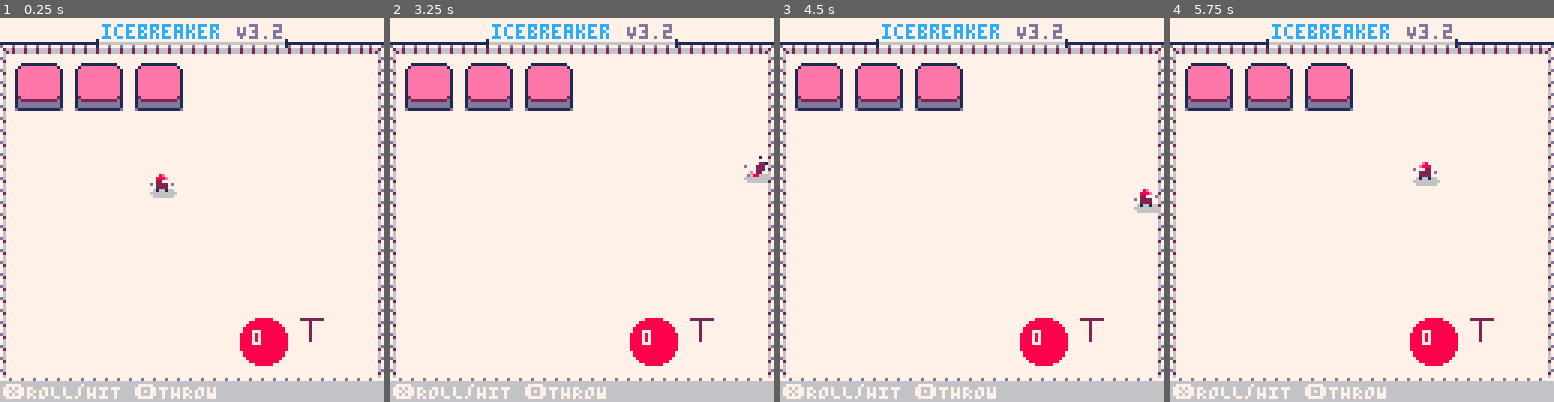
Above: before the commit, frames 1-4 (left to right).
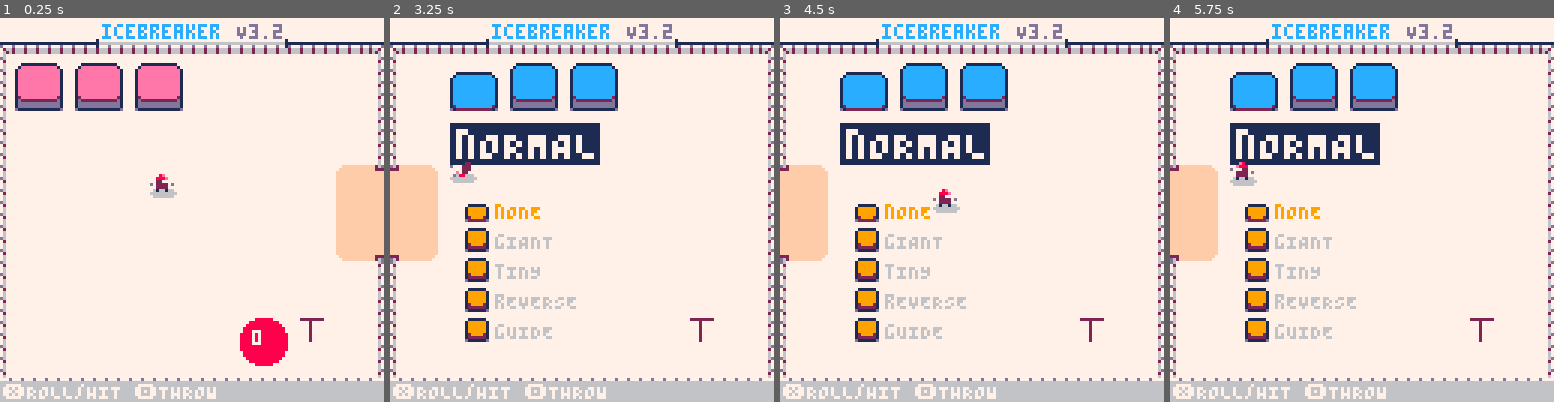
Above: after the commit, the same moments.

Repository: wsasaki01/icebreaker
Game: PICO-8 cartridge p3/icebreaker-p3.p8
Same seed, same stepped clock (60 frames per second), same inputs: the game is played once before the commit and once after it.
Inputs (mouse positions are in pixels of both pictures, inside the frame that each line leads up to):
- Up to frame 1 (0.25 s): no input
- Up to frame 2 (3.25 s): tap X (X key) at 0.33, 1.07, 1.85, 2.97 s; click (670, 121) at 0.67 s; tap O (Z key) at 0.7, 1.7, 2.1, 2.5, 2.9 s; click (436, 267) at 1.22 s; hold Right 1.6-2.1 s; click (497, 114) at 1.77 s; hold Up 2.15-2.42 s; click (562, 259) at 2.32 s; hold Right 2.47-3.03 s; click (624, 106) at 2.87 s; hold Left from 3.08 s (still down)
- Up to frame 3 (4.5 s): tap O (Z key) at 3.3, 3.7, 4.1 s; click (1075, 256) at 3.42 s; release Left at 3.58 s; hold Down 3.63-3.97 s; click (841, 102) at 3.97 s; hold Right from 4.02 s (still down); tap X (X key) at 4.08 s
- Up to frame 4 (5.75 s): tap O (Z key) every 0.4 s from 4.5 to 5.7 s; click (1292, 248) at 4.52 s; release Right at 4.68 s; hold Up 4.73-5.03 s; click (1354, 94) at 5.07 s; hold Left 5.08-5.68 s; tap X (X key) at 5.2 s; click (1419, 244) at 5.62 s; hold Down from 5.73 s (still down)

The runs differ from the first frame. In frame 1, 3.1% of the frame differs, in the area x 87-100%, y 38-64%; in frame 2, 17%; in frame 3, 17%, in the area x 0-99%, y 11-91%; in frame 4, 17%.

Commit message:
Config screen

Diff:
--- a/p3/draw.lua
+++ b/p3/draw.lua
@@ -1,10 +1,11 @@
 function _draw()
-    if hub then
+    if hub or config then
         cls(7)
-        camera(0, 0)
 
-        map(0, 0, 0, 9)
+        camera(tran_cnt, 0)
+        map(16, 0, 0, 9)
 
+        camera(0,0)
         line(0, 8, 127, 8, 6)
         line(0, 8, 32, 8, 1)
 
@@ -16,20 +17,33 @@
         print("icebreaker", 34, 2, 12)
         rprint("V3.2", 95, 2, 13)
 
-        for button_type_list in all(buttons) do
-            for button in all(button_type_list) do
-                button:draw()
+        if hub then
+            for k,button_type_list in pairs(buttons) do
+                if k<3 then
+                    for button in all(button_type_list) do
+                        button:draw()
+                    end
+                end
+            end
+
+            starter:draw()
+        end
+
+        if config then
+            for k,button_type_list in pairs(buttons) do
+                if k>2 then
+                    for button in all(button_type_list) do
+                        button:draw()
+                    end
+                end
             end
         end
-
-        starter:draw()
 
         p:draw()
         h:draw()
 
         rectfill(0, 121, 127, 127, 6)
         print("❎"..h_types[menu_op.h_type].x_hint.." 🅾️"..h_types[menu_op.h_type].o_hint, 1, 122, 7)
-
     elseif play then
         draw_play()
     elseif retry then
--- a/p3/icebreaker-p3.p8
+++ b/p3/icebreaker-p3.p8
@@ -257,34 +257,34 @@
 
 
 __map__
-5455555555555555555555555555555600000000000000000000000000000000000000000000000000000000000000000000000000000000000000000000000000000000000000000000000000000000000000000000000000000000000000000000000000000000000000000000000000000000000000000000000000000000
-6400000000000000000000000000006600000000000000000000000000000000000000000000000000000000000000000000000000000000000000000000000000000000000000000000000000000000000000000000000000000000000000000000000000000000000000000000000000000000000000000000000000000000
-6400000000000000000000000000006600000000000000000000000000000000000000000000000000000000000000000000000000000000000000000000000000000000000000000000000000000000000000000000000000000000000000000000000000000000000000000000000000000000000000000000000000000000
-6400000000000000000000000000006600000000000000000000000000000000000000000000000000000000000000000000000000000000000000000000000000000000000000000000000000000000000000000000000000000000000000000000000000000000000000000000000000000000000000000000000000000000
-6400000000000000000000000000006600000000000000000000000000000000000000000000000000000000000000000000000000000000000000000000000000000000000000000000000000000000000000000000000000000000000000000000000000000000000000000000000000000000000000000000000000000000
-6400000000000000000000000000006600000000000000000000000000000000000000000000000000000000000000000000000000000000000000000000000000000000000000000000000000000000000000000000000000000000000000000000000000000000000000000000000000000000000000000000000000000000
-6400000000000000000000000000006600000000000000000000000000000000000000000000000000000000000000000000000000000000000000000000000000000000000000000000000000000000000000000000000000000000000000000000000000000000000000000000000000000000000000000000000000000000
-6400000000000000000000000000006600000000000000000000000000000000000000000000000000000000000000000000000000000000000000000000000000000000000000000000000000000000000000000000000000000000000000000000000000000000000000000000000000000000000000000000000000000000
-6400000000000000000000000000006600000000000000000000000000000000000000000000000000000000000000000000000000000000000000000000000000000000000000000000000000000000000000000000000000000000000000000000000000000000000000000000000000000000000000000000000000000000
-6400000000000000000000000000006600000000000000000000000000000000000000000000000000000000000000000000000000000000000000000000000000000000000000000000000000000000000000000000000000000000000000000000000000000000000000000000000000000000000000000000000000000000
-6400000000000000000000000000006600000000000000000000000000000000000000000000000000000000000000000000000000000000000000000000000000000000000000000000000000000000000000000000000000000000000000000000000000000000000000000000000000000000000000000000000000000000
-6400000000000000000000000000006600000000000000000000000000000000000000000000000000000000000000000000000000000000000000000000000000000000000000000000000000000000000000000000000000000000000000000000000000000000000000000000000000000000000000000000000000000000
-6400000000000000000000000000006600000000000000000000000000000000000000000000000000000000000000000000000000000000000000000000000000000000000000000000000000000000000000000000000000000000000000000000000000000000000000000000000000000000000000000000000000000000
-7475757575757575757575757575757600000000000000000000000000000000000000000000000000000000000000000000000000000000000000000000000000000000000000000000000000000000000000000000000000000000000000000000000000000000000000000000000000000000000000000000000000000000
-…(17 lines of a section not shown)…
+5455555555555555555555555555555654555555555555555555555555555556545555555555555555555555555555560000000000000000000000000000000000000000000000000000000000000000000000000000000000000000000000000000000000000000000000000000000000000000000000000000000000000000
+6400000000000000000000000000006664000000000000000000000000000066640000000000000000000000000000660000000000000000000000000000000000000000000000000000000000000000000000000000000000000000000000000000000000000000000000000000000000000000000000000000000000000000
+6400000000000000000000000000006664000000000000000000000000000066640000000000000000000000000000660000000000000000000000000000000000000000000000000000000000000000000000000000000000000000000000000000000000000000000000000000000000000000000000000000000000000000
+6400000000000000000000000000006664000000000000000000000000000066640000000000000000000000000000660000000000000000000000000000000000000000000000000000000000000000000000000000000000000000000000000000000000000000000000000000000000000000000000000000000000000000
+6400000000000000000000000000006664000000000000000000000000000066640000000000000000000000000000660000000000000000000000000000000000000000000000000000000000000000000000000000000000000000000000000000000000000000000000000000000000000000000000000000000000000000
+6400000000000000000000000000006664000000000000000000000000005360777a00000000000000000000000000660000000000000000000000000000000000000000000000000000000000000000000000000000000000000000000000000000000000000000000000000000000000000000000000000000000000000000
+6400000000000000000000000000006664000000000000000000000000006262626200000000000000000000000000660000000000000000000000000000000000000000000000000000000000000000000000000000000000000000000000000000000000000000000000000000000000000000000000000000000000000000
+6400000000000000000000000000006664000000000000000000000000006262626200000000000000000000000000660000000000000000000000000000000000000000000000000000000000000000000000000000000000000000000000000000000000000000000000000000000000000000000000000000000000000000
+6400000000000000000000000000006664000000000000000000000000006361787900000000000000000000000000660000000000000000000000000000000000000000000000000000000000000000000000000000000000000000000000000000000000000000000000000000000000000000000000000000000000000000
+6400000000000000000000000000006664000000000000000000000000000066640000000000000000000000000000660000000000000000000000000000000000000000000000000000000000000000000000000000000000000000000000000000000000000000000000000000000000000000000000000000000000000000
+6400000000000000000000000000006664000000000000000000000000000066640000000000000000000000000000660000000000000000000000000000000000000000000000000000000000000000000000000000000000000000000000000000000000000000000000000000000000000000000000000000000000000000
+6400000000000000000000000000006664000000000000000000000000000066640000000000000000000000000000660000000000000000000000000000000000000000000000000000000000000000000000000000000000000000000000000000000000000000000000000000000000000000000000000000000000000000
+6400000000000000000000000000006664000000000000000000000000000066640000000000000000000000000000660000000000000000000000000000000000000000000000000000000000000000000000000000000000000000000000000000000000000000000000000000000000000000000000000000000000000000
+7475757575757575757575757575757674757575757575757575757575757576747575757575757575757575757575760000000000000000000000000000000000000000000000000000000000000000000000000000000000000000000000000000000000000000000000000000000000000000000000000000000000000000
+…(17 lines of a section not shown)…
--- a/p3/init.lua
+++ b/p3/init.lua
@@ -69,7 +69,7 @@
         }}
     }
 
-    buttons={{}, {}, {}}
+    buttons={{}, {}, {}, {}}
     local x_pos=5
     local tile_cnt=1
     for tile in all(level_tiles) do
@@ -77,6 +77,24 @@
         x_pos+=20
         tile_cnt+=1
     end
+
+    local x_pos=20
+    local type_cnt=1
+    for type in all(h_types) do
+        create_button(x_pos, 15, 3, type_cnt,0)
+        x_pos+=20
+        type_cnt+=1
+    end
+    buttons[3][menu_op.h_type].pressed=true
+
+    local y_pos=60
+    local mod_cnt=1
+    for mod in all(mods) do
+        create_button(25, y_pos, 4, mod_cnt,0)
+        y_pos+=10
+        mod_cnt+=1
+    end
+    buttons[4][menu_op.mod].pressed=true
 
     starter=setmetatable({
         x=80,y=100,
@@ -101,6 +119,10 @@
             print(cnt,x+4,y+4,7)
         end
     }, {__index=_ENV})
+
+    transition=false
+    tran_cnt=0
+    tran_fr=30
 
     p = create_player(menu_op.h_type, menu_op.mod)
     h = create_weapon(menu_op.h_type, menu_op.mod)
--- a/p3/ui.lua
+++ b/p3/ui.lua
@@ -74,6 +74,7 @@
 function create_button(_x, _y, _type, _cnt, _parent_cnt)
     add(buttons[_type], setmetatable({
         x=_x, y=_y,
+        xw=_type!=4 and 16 or 8, yw=_type!=4 and 16 or 8,
         pressed=false,
         type=_type,
         cnt=_cnt,
@@ -82,7 +83,7 @@
         check=function(_ENV)
             if collide(
                 p.x+2, p.y+6, p.xw-4, p.yw-6,
-                x, y, 16, 16
+                x, y, xw, yw
             ) and not pressed then
                 pressed=true
                 local index=1
@@ -101,13 +102,23 @@
                         tile_cnt+=1
                     end
                 end
+
+                if (type==3) dset(4, cnt)
+                if (type==4) dset(5, cnt)
             end
         end,
 
         draw=function(_ENV)
             if (type==1) pal(7, 14)
             if (type==2) pal(7, 15)
-            sspr(pressed and 72 or 56, 40, 16, 16, x, y)
+            if (type==3) pal(7, 12)
+            if type==4 then
+                pal(7, 9)
+                spr(pressed and 124 or 123, x, y)
+                print(mods[cnt].name, x+10, y+2, pressed and 9 or 6)
+            else
+                sspr(pressed and 72 or 56, 40, 16, 16, x, y, xw, yw)
+            end
             pal()
 
             if (type==2) print(cnt, x+6, y+(pressed and 7 or 4), 0)
@@ -117,6 +128,11 @@
                 print(info[2].."\n", 14)
                 print("wAVES: "..#get_lvl(parent_cnt,cnt))
             end
+
+            if type==3 and pressed then
+                local info=h_types[cnt]
+                print("\^i\^t\^w"..info.name, 22, 37, 1)
+            end
         end
     }, {__index=_ENV}))
 end
--- a/p3/update.lua
+++ b/p3/update.lua
@@ -22,6 +22,15 @@
         if return_cnt == return_fr then
             return_cnt = 0
             play=false
+            retry=false
+            particles={}
+            cracks={}
+            float_scores={}
+
+            attacks = {}
+            enemies = {}
+            hit_signs = {}
+            hearts = {}
             hub=true
         end
     else
@@ -36,13 +45,55 @@
             end
 
             if hub then
-                for button_type_list in all(buttons) do
-                    for button in all(button_type_list) do
-                        button:check()
+                for k,button_type_list in pairs(buttons) do
+                    if k<3 then
+                        for button in all(button_type_list) do
+                            button:check()
+                        end
                     end
                 end
 
                 starter:check()
+
+                if collide(
+                    p.x,p.y,p.xw,p.yw,
+                    124,51,1,27
+                ) then
+                    hub=false
+                    config=true
+                    tran_cnt=128
+                    p.x=10
+                    --transition=true
+                end
+            end
+
+            if transition then
+                tran_cnt+=1
+                if tran_cnt==tran_fr then
+                    tran_cnt=0
+                    config=true
+                end
+            end
+
+            if config then
+                for k,button_type_list in pairs(buttons) do
+                    if k>2 then
+                        for button in all(button_type_list) do
+                            button:check()
+                        end
+                    end
+                end
+
+                if collide(
+                    p.x,p.y,p.xw,p.yw,
+                    2,51,1,27
+                ) then
+                    config=false
+                    hub=true
+                    tran_cnt=0
+                    p.x=110
+                    --transition=true
+                end
             end
 
             if play then
Not shown, changed: 24 lines of the sprite sheet (__gfx__) section of p3/icebreaker-p3.p8
